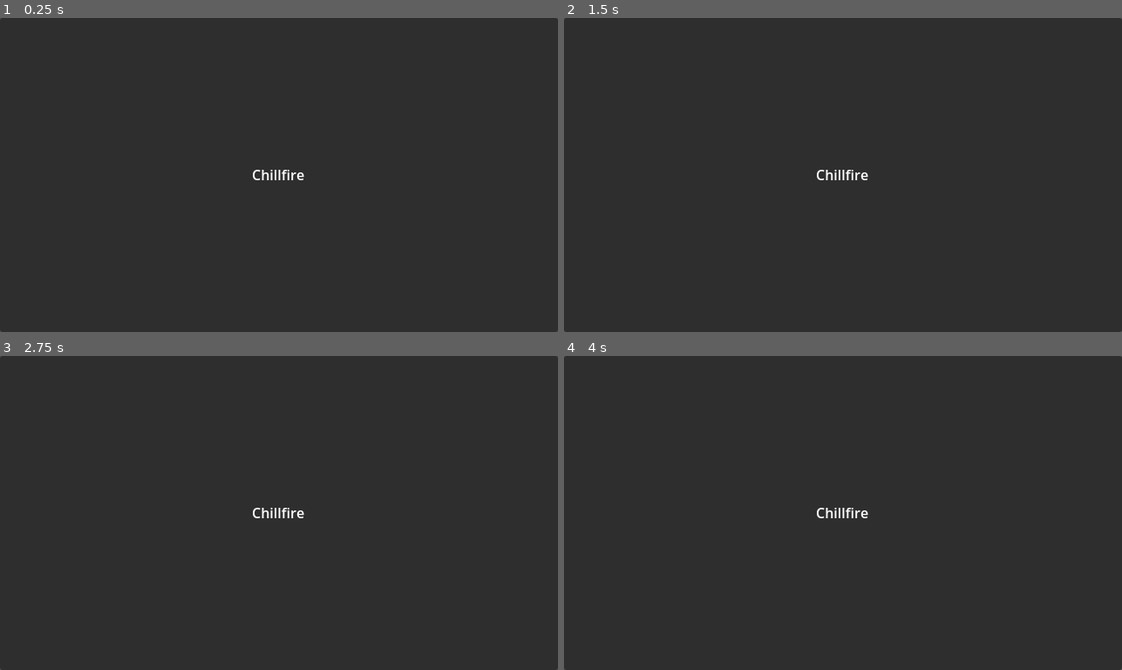
Above: before the commit, frames 1-4 (two rows, left to right).
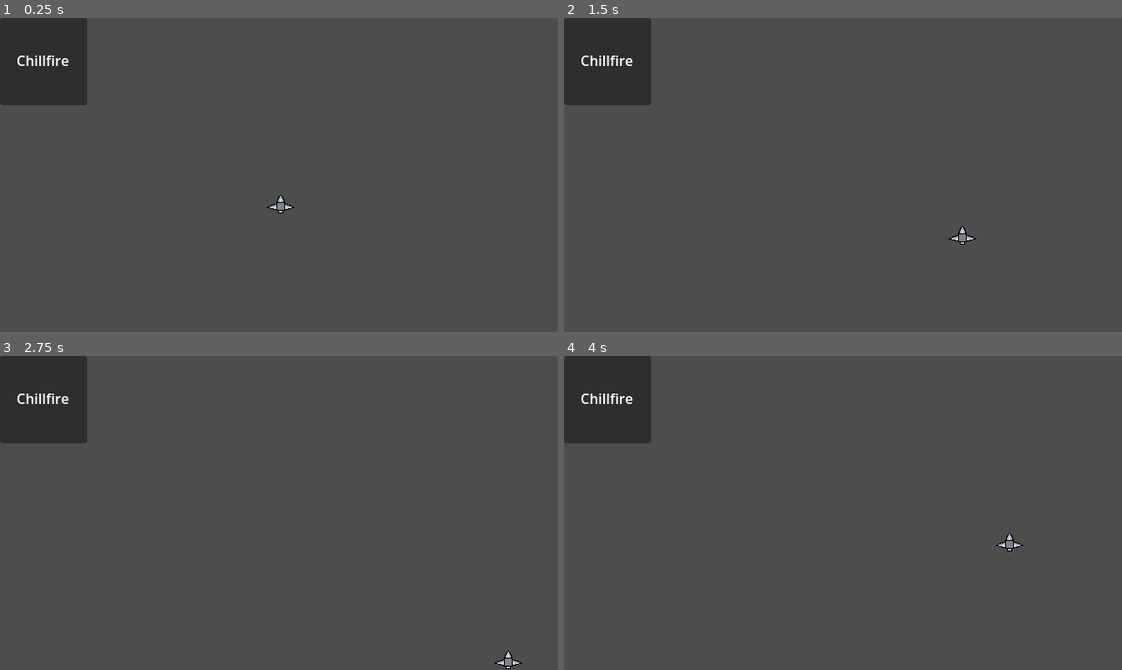
Above: after the commit, the same moments.

Repository: xackery/chillfire
Game: Godot game, scene res://scene/level_1.tscn
Same seed, same stepped clock (60 frames per second), same inputs: the game is played once before the commit and once after it.
Inputs:
- Up to frame 1 (0.25 s): no input
- Up to frame 2 (1.5 s): tap Enter at 0.5 s; hold Right (ui_right) 0.53-1.28 s; hold Down (ui_down) from 1.28 s (still down)
- Up to frame 3 (2.75 s): release Down (ui_down) at 2.03 s; hold Right (ui_right) from 2.03 s (still down)
- Up to frame 4 (4 s): release Right (ui_right) at 2.78 s; hold Up (ui_up) 2.78-3.53 s; hold Left (ui_left) from 3.53 s (still down)

The runs differ from the first frame. In frame 1, 96% of the frame differs, in the area x 0-100%, y 0-100%; in frame 2, 96%; in frame 3, 96%; in frame 4, 96%.

Commit message:
Add initial ship

Diff:
--- a/project.godot
+++ b/project.godot
@@ -19,3 +19,42 @@
 
 window/size/viewport_width=640
 window/size/viewport_height=360
+
+[input]
+
+ui_left={
+"deadzone": 0.5,
+"events": [Object(InputEventKey,"resource_local_to_scene":false,"resource_name":"","device":0,"window_id":0,"alt_pressed":false,"shift_pressed":false,"ctrl_pressed":false,"meta_pressed":false,"pressed":false,"keycode":4194319,"physical_keycode":0,"key_label":0,"unicode":0,"echo":false,"script":null)
+, Object(InputEventJoypadButton,"resource_local_to_scene":false,"resource_name":"","device":0,"button_index":13,"pressure":0.0,"pressed":false,"script":null)
+, Object(InputEventJoypadMotion,"resource_local_to_scene":false,"resource_name":"","device":0,"axis":0,"axis_value":-1.0,"script":null)
+, Object(InputEventKey,"resource_local_to_scene":false,"resource_name":"","device":-1,"window_id":0,"alt_pressed":false,"shift_pressed":false,"ctrl_pressed":false,"meta_pressed":false,"pressed":false,"keycode":0,"physical_keycode":65,"key_label":0,"unicode":97,"echo":false,"script":null)
+]
+}
+ui_right={
+"deadzone": 0.5,
+"events": [Object(InputEventKey,"resource_local_to_scene":false,"resource_name":"","device":0,"window_id":0,"alt_pressed":false,"shift_pressed":false,"ctrl_pressed":false,"meta_pressed":false,"pressed":false,"keycode":4194321,"physical_keycode":0,"key_label":0,"unicode":0,"echo":false,"script":null)
+, Object(InputEventJoypadButton,"resource_local_to_scene":false,"resource_name":"","device":0,"button_index":14,"pressure":0.0,"pressed":false,"script":null)
+, Object(InputEventJoypadMotion,"resource_local_to_scene":false,"resource_name":"","device":0,"axis":0,"axis_value":1.0,"script":null)
+, Object(InputEventKey,"resource_local_to_scene":false,"resource_name":"","device":-1,"window_id":0,"alt_pressed":false,"shift_pressed":false,"ctrl_pressed":false,"meta_pressed":false,"pressed":false,"keycode":0,"physical_keycode":68,"key_label":0,"unicode":100,"echo":false,"script":null)
+]
+}
+ui_up={
+"deadzone": 0.5,
+"events": [Object(InputEventKey,"resource_local_to_scene":false,"resource_name":"","device":0,"window_id":0,"alt_pressed":false,"shift_pressed":false,"ctrl_pressed":false,"meta_pressed":false,"pressed":false,"keycode":4194320,"physical_keycode":0,"key_label":0,"unicode":0,"echo":false,"script":null)
+, Object(InputEventJoypadButton,"resource_local_to_scene":false,"resource_name":"","device":0,"button_index":11,"pressure":0.0,"pressed":false,"script":null)
+, Object(InputEventJoypadMotion,"resource_local_to_scene":false,"resource_name":"","device":0,"axis":1,"axis_value":-1.0,"script":null)
+, Object(InputEventKey,"resource_local_to_scene":false,"resource_name":"","device":-1,"window_id":0,"alt_pressed":false,"shift_pressed":false,"ctrl_pressed":false,"meta_pressed":false,"pressed":false,"keycode":0,"physical_keycode":87,"key_label":0,"unicode":119,"echo":false,"script":null)
+]
+}
+ui_down={
+"deadzone": 0.5,
+"events": [Object(InputEventKey,"resource_local_to_scene":false,"resource_name":"","device":0,"window_id":0,"alt_pressed":false,"shift_pressed":false,"ctrl_pressed":false,"meta_pressed":false,"pressed":false,"keycode":4194322,"physical_keycode":0,"key_label":0,"unicode":0,"echo":false,"script":null)
+, Object(InputEventJoypadButton,"resource_local_to_scene":false,"resource_name":"","device":0,"button_index":12,"pressure":0.0,"pressed":false,"script":null)
+, Object(InputEventJoypadMotion,"resource_local_to_scene":false,"resource_name":"","device":0,"axis":1,"axis_value":1.0,"script":null)
+, Object(InputEventKey,"resource_local_to_scene":false,"resource_name":"","device":-1,"window_id":0,"alt_pressed":false,"shift_pressed":false,"ctrl_pressed":false,"meta_pressed":false,"pressed":false,"keycode":0,"physical_keycode":83,"key_label":0,"unicode":115,"echo":false,"script":null)
+]
+}
+
+[rendering]
+
+textures/canvas_textures/default_texture_filter=0
--- a/scene/level_1.tscn
+++ b/scene/level_1.tscn
@@ -1,7 +1,11 @@
-[gd_scene load_steps=2 format=3 uid="uid://cxv4kr2qbevfc"]
+[gd_scene load_steps=3 format=3 uid="uid://cxv4kr2qbevfc"]
 
 [ext_resource type="PackedScene" uid="uid://m465eb4xj1w7" path="res://ui/hud.tscn" id="1_f48vf"]
+[ext_resource type="PackedScene" uid="uid://dg3135y4qx4rk" path="res://unit/ship.tscn" id="2_og4d3"]
 
 [node name="Node2D" type="Node2D"]
 
 [node name="Hud" parent="." instance=ExtResource("1_f48vf")]
+
+[node name="Ship" parent="." instance=ExtResource("2_og4d3")]
+position = Vector2(322, 216)
--- a/ui/hud.tscn
+++ b/ui/hud.tscn
@@ -13,13 +13,15 @@
 anchors_preset = 15
 anchor_right = 1.0
 anchor_bottom = 1.0
+offset_right = -540.0
+offset_bottom = -260.0
 grow_horizontal = 2
 grow_vertical = 2
 
 [node name="Label" type="Label" parent="Control/Panel"]
 layout_mode = 0
-offset_right = 640.0
-offset_bottom = 360.0
+offset_right = 99.0
+offset_bottom = 98.0
 text = "Chillfire"
 horizontal_alignment = 1
 vertical_alignment = 1
--- /dev/null
+++ b/unit/ship.gd
@@ -0,0 +1,23 @@
+extends Node2D
+
+var speed = 3.0
+
+
+# Called when the node enters the scene tree for the first time.
+func _ready():
+	pass # Replace with function body.
+
+
+func _physics_process(delta):
+	var is_right = false;
+	if Input.is_action_pressed("ui_right"):
+		position.x += speed
+		is_right = true;
+	if !is_right and Input.is_action_pressed("ui_left"):
+		position.x -= speed
+	var is_down = false;
+	if Input.is_action_pressed("ui_down"):
+		position.y += speed
+		is_down = true;
+	if !is_down and Input.is_action_pressed("ui_up"):
+		position.y -= speed
--- /dev/null
+++ b/unit/ship.tscn
@@ -0,0 +1,18 @@
+[gd_scene load_steps=4 format=3 uid="uid://dg3135y4qx4rk"]
+
+[ext_resource type="Script" path="res://unit/ship.gd" id="1_66iml"]
+[ext_resource type="Texture2D" uid="uid://dtmfhasri53n7" path="res://unit/ship.png" id="1_xqsx5"]
+
+[sub_resource type="RectangleShape2D" id="RectangleShape2D_p1kwc"]
+size = Vector2(8, 8)
+
+[node name="Ship" type="Node2D"]
+script = ExtResource("1_66iml")
+
+[node name="Sprite2D" type="Sprite2D" parent="."]
+texture = ExtResource("1_xqsx5")
+
+[node name="CharacterBody2D" type="CharacterBody2D" parent="."]
+
+[node name="CollisionShape2D" type="CollisionShape2D" parent="CharacterBody2D"]
+shape = SubResource("RectangleShape2D_p1kwc")
Not shown, added: art/.gdignore
Binary file added: art/ship.aseprite
Binary file added: unit/ship.png
Not shown, added: unit/ship.png.import
Not shown, changed: .github/workflows/build-game.yml
